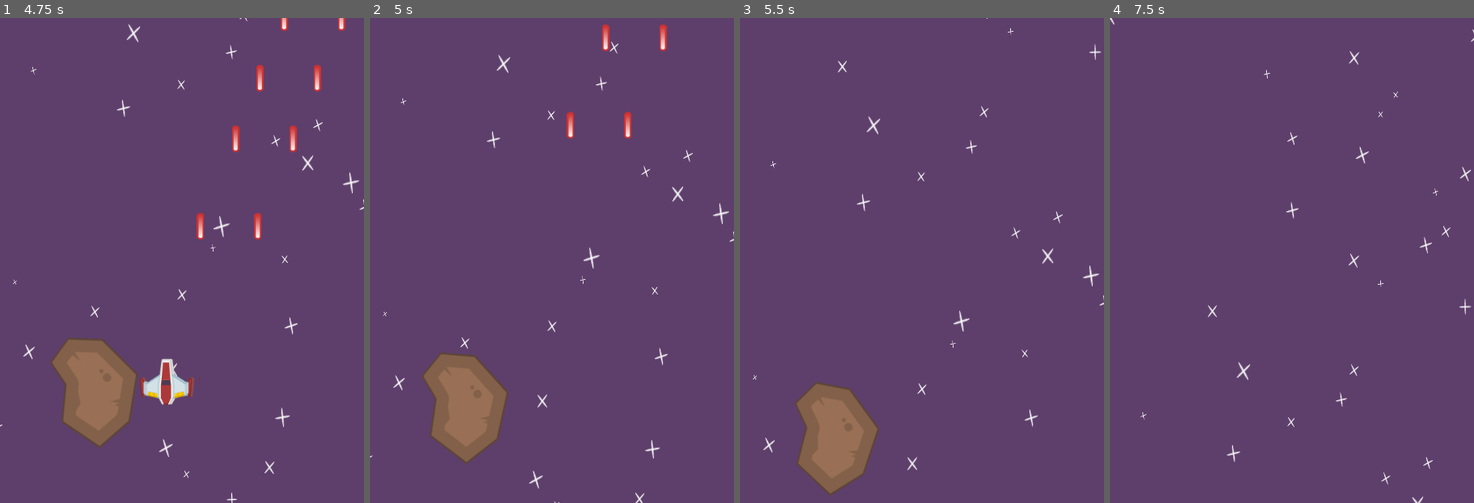
Above: before the commit, frames 1-4 (left to right).
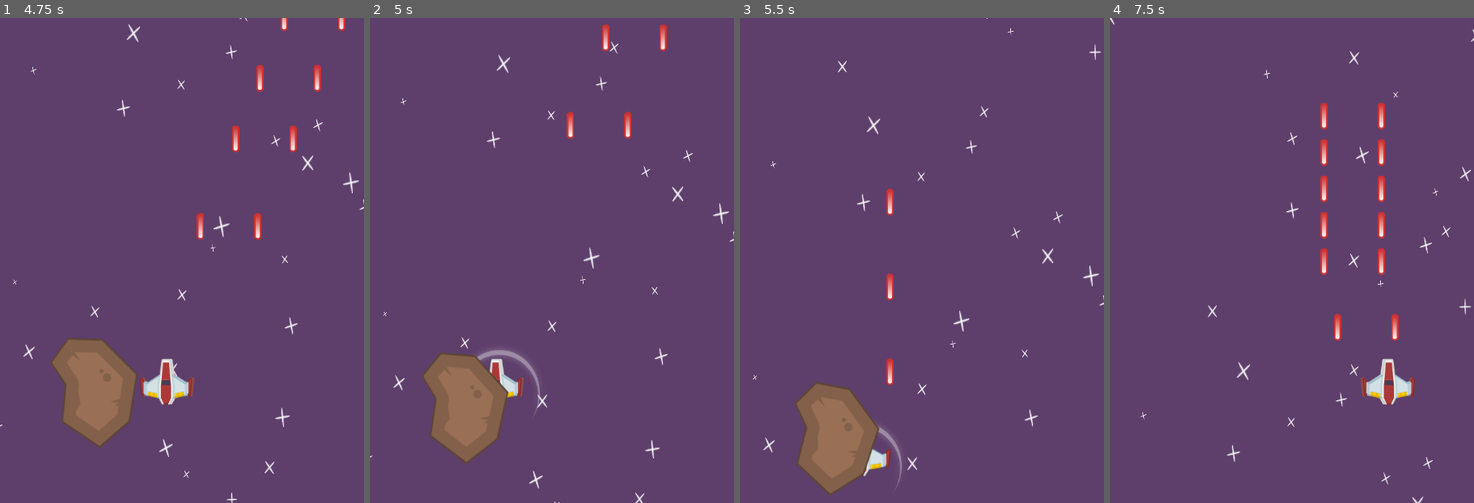
Above: after the commit, the same moments.

Repository: ZacharyRanes/Space_Shooter
Game: Godot game, scene res://MainScenes/Gameplay.tscn
Two runs of this game, one before a commit and one after it. Both use one fixed random seed, a clock stepped at 60 frames per second and the inputs below.
Inputs:
- Up to frame 1 (4.75 s): hold D (move_right) 0.53-1.28 s; hold Space (shoot) 0.53-1.28 s; hold S (move_down) 1.28-2.03 s; tap Space (shoot) at 1.35, 2.85, 4.35 s; hold D (move_right) 2.03-2.78 s; hold Space (shoot) 2.03-2.78 s; hold W (move_up) 2.78-3.53 s; hold Space (shoot) 3.53-4.28 s; hold A (move_left) from 3.53 s (still down)
- Up to frame 2 (5 s): keep holding A (move_left)
- Up to frame 3 (5.5 s): release A (move_left) at 5.03 s; hold S (move_down) from 5.03 s (still down); hold Space (shoot) from 5.03 s (still down)
- Up to frame 4 (7.5 s): release S (move_down) at 5.78 s; release Space (shoot) at 5.78 s; hold D (move_right) 5.78-6.53 s; tap Space (shoot) at 5.85, 7.35 s; hold W (move_up) 6.53-7.28 s; hold Space (shoot) 6.53-7.28 s; hold D (move_right) from 7.28 s (still down)

Frame 1 is identical in both runs. In frame 2, 0.6% of the frame differs, in the area x 29-47%, y 68-82%; in frame 3, 0.7%; in frame 4, 2.0%, in the area x 57-84%, y 17-80%.

Commit message:
End of EP15

Diff:
--- a/Player/Player.gd
+++ b/Player/Player.gd
@@ -6,11 +6,17 @@
 onready var animatedSprite := $AnimatedSprite
 onready var firingPositions := $FiringPositions
 onready var fireDelayTimer := $FireDelayTimer
+onready var invincibilityTimer := $InvincibilityTimer
+onready var shieldSprite := $Shield
 
 export var speed: float = 100
 export var fireDelay: float = 0.15
 export var life: int = 3
+export var damageInvincibilityTimer := 2
 var vel := Vector2(0,0)
+
+func _ready():
+	shieldSprite.visible = false
 
 func _process(delta):
 	if vel.x < 0:
@@ -48,8 +54,15 @@
 	position.y = clamp(position.y, viewRect.position.y, viewRect.end.y)
 
 func damage(amount: int):
+	if !invincibilityTimer.is_stopped():
+		return
+	invincibilityTimer.start(damageInvincibilityTimer)
+	shieldSprite.visible = true
 	life -= amount
 	print("Player life = %s" %life)
 	if life <= 0:
 		print("PLAYER DIED")
 		queue_free()
+
+func _on_InvincibilityTimer_timeout():
+	shieldSprite.visible = false
--- a/Player/Player.tscn
+++ b/Player/Player.tscn
@@ -1,7 +1,8 @@
-[gd_scene load_steps=8 format=2]
+[gd_scene load_steps=9 format=2]
 
 [ext_resource path="res://Textures/player_sheet.png" type="Texture" id=1]
 [ext_resource path="res://Player/Player.gd" type="Script" id=2]
+[ext_resource path="res://Textures/shield.png" type="Texture" id=3]
 
 [sub_resource type="CircleShape2D" id=1]
 radius = 30.5164
@@ -61,3 +62,13 @@
 
 [node name="FireDelayTimer" type="Timer" parent="."]
 one_shot = true
+
+[node name="InvincibilityTimer" type="Timer" parent="."]
+one_shot = true
+
+[node name="Shield" type="Sprite" parent="."]
+visible = false
+scale = Vector2( 0.75, 0.8 )
+texture = ExtResource( 3 )
+
+[connection signal="timeout" from="InvincibilityTimer" to="." method="_on_InvincibilityTimer_timeout"]
